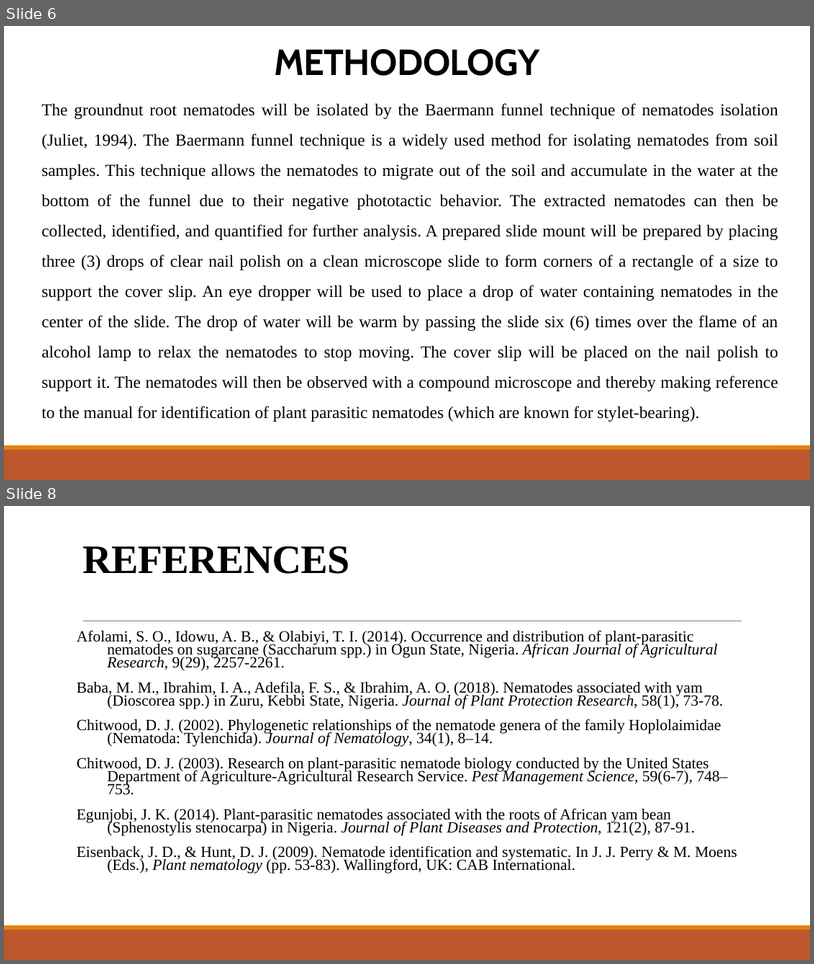
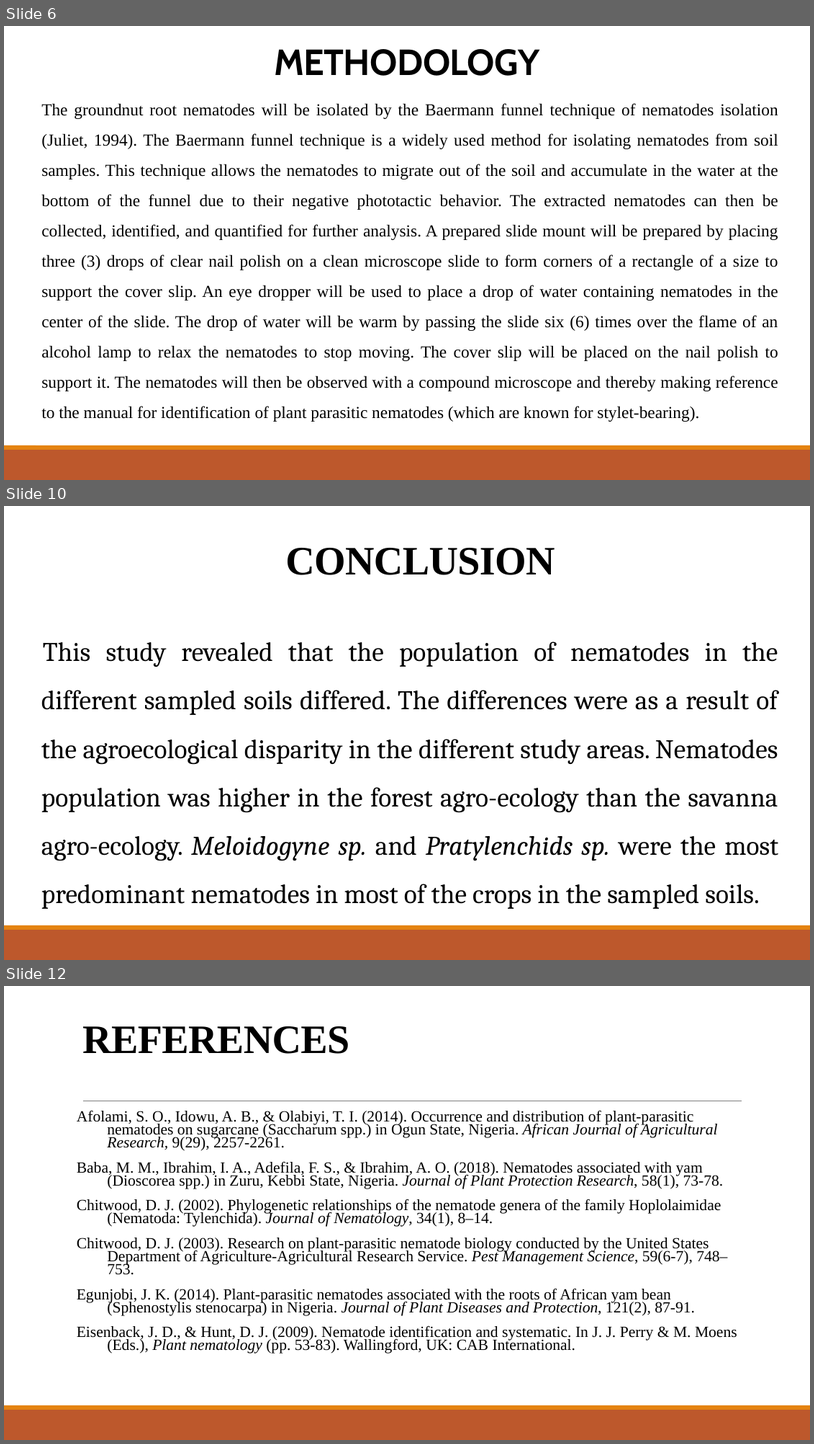
Before and after one commit to Akamshu/documents, a slide deck: PROJECT 2023/EB/GLORY/POWERPOINT.pptx. Shown one above the other, each under a label of ours: slides 6 and 8 before the commit, slides 6, 10 and 12 after it; the slides between them are not shown. The pictures are 814x964 and 814x1444 pixels, drawn with LibreOffice and Linux fonts; fonts in the diff are those of the drawing. Boxes give left, top, right and bottom in pixels: in the first picture for what was removed or moved away, otherwise in the second. Text is boxed around its words. In the diff, an @@ line names an element or a change of style, - is before the commit and + after.

```diff
--- a/PROJECT 2023/EB/GLORY/POWERPOINT.pptx
+++ b/PROJECT 2023/EB/GLORY/POWERPOINT.pptx
@@ slide 10 added at (4, 506, 810, 960), background #FFFFFF; not listed: 2 template elements that a slide beside it also shows @@
@@ title added at (286, 548, 555, 575), 48 pt, text #000000, bold @@
+CONCLUSION
@@ text added at (41, 641, 779, 908), 32 pt, text #000000 @@
+  This study revealed that the population of nematodes in the different sampled soils differed. The differences were as a result of the agroecological disparity in the different study areas. Nematodes population was higher in the forest agro-ecology than the savanna agro-ecology. Meloidogyne sp. and Pratylenchids sp. were the most predominant nematodes in most of the crops in the sampled soils.
@@ what was slide 8 is now slide 12 @@
```
Also in this commit, not shown: 2 slides changed, 4 other slides added, 1 slide removed, 30 other files.
